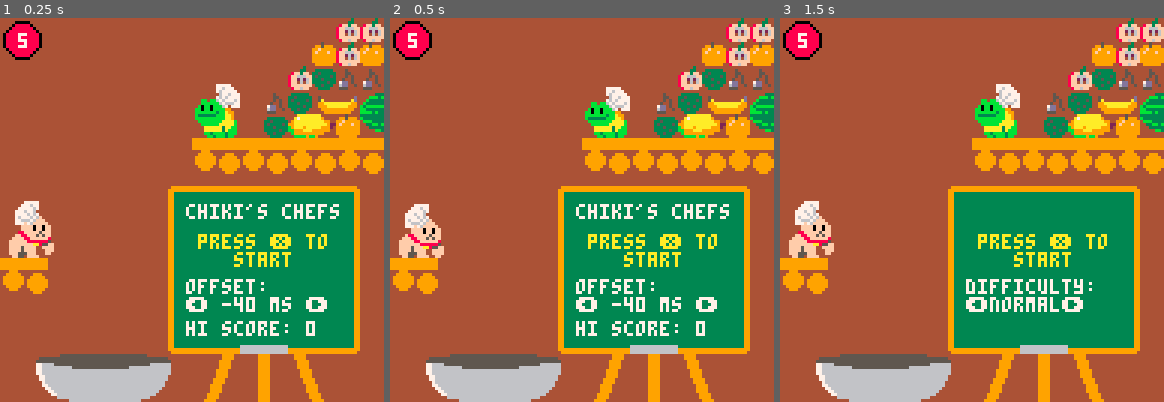
Above: before the commit, frames 1-3 (left to right).
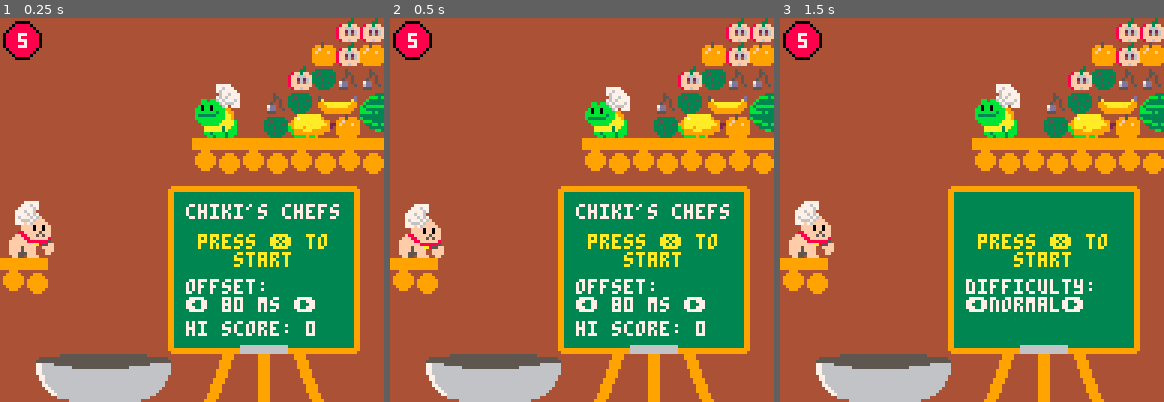
Above: after the commit, the same moments.

Repository: 7thbeatgames/chikis-chefs
Game: PICO-8 cartridge chikischefs.p8
Two runs of this game, one before a commit and one after it. Both use one fixed random seed, a clock stepped at 60 frames per second and the inputs below.
Inputs:
- Up to frame 1 (0.25 s): no input
- Up to frame 2 (0.5 s): tap O (Z key) at 0.33 s
- Up to frame 3 (1.5 s): tap O (Z key) at 0.7, 1.43 s; tap X (X key) at 1.07 s

The runs differ from the first frame. In frame 1, 0.5% of the frame differs, in the area x 57-86%, y 72-77%; in frame 2, 0.5%; in frame 3, nothing differs.

Commit message:
audio bugs fixing
and falling adjusts to speed
margin changes
1-index problem fix

Diff:
--- a/chikischefs.p8
+++ b/chikischefs.p8
@@ -2,7 +2,12 @@
 version 34
 __lua__
 
-
+-- chikis chefs
+-- by 7th beat games
+-- a fangame of chiki's chase by david fu
+
+-- notes: tick here is mostly used to mean the length of 1 note in the tracker
+-- not the way pico uses ticks, which is "every note in the tracker takes [sfx pattern speed] ticks" e.g. 16 ticks per note
 
 mstate =
 {
@@ -64,6 +69,7 @@
 }
 
 current_speed = 16
+default_speed = 16
 current_difficulty = game_difficulties.normal
 current_difficulty_id = 3
 difficulty_selection = false
@@ -85,11 +91,12 @@
 tick = 0  -- is stat(50) but always increasing
 tickl = 0 -- is stat(50)
 tickf = 0 -- is tick but interpolated
-input_offset = -40 -- in ms
+input_offset = 80 -- in ms
 game_tick_speed = 16 --set in music tab. 16 means 16'ticks' per note.
 game_tick_ui = 0 --
 single_tick_length = 183/22050 --1 single tick (in pico terms) is 183 samples at 22050hz
 
+hit_margin = 0.8 -- in ticks! plus minus. see change_difficulty() for hardcoded
 
 statloops = -1
 statprev =0
@@ -163,6 +170,12 @@
 
 	current_difficulty = game_difficulty_ids[current_difficulty_id]
 	current_speed = current_difficulty.speed
+
+	if current_difficulty_id < 3 then
+	 hit_margin = 0.95
+	else
+	 hit_margin = 0.8
+	end
 end
 
 function _update60()
@@ -220,7 +233,11 @@
 	newbar = newtick and tickl == 0
 
 	tick = stat(50) + statloops * statcap
-	tickf = newtick and tick or tickf + dt
+	-- find one frame worth in the tick domain
+	-- s / (s / tick) = tick
+	dtt = dt / (single_tick_length * current_speed)
+
+	tickf = newtick and tick or tickf + dtt
 	anybtn = btnp(0) or btnp(1) or btnp(2) or btnp(3) or btnp(4) or btnp(5)
 
 	headbob = tickl % 4 < 1
@@ -335,12 +352,12 @@
 
 		--but first , check if should ignore the scratch
 		local shouldcount = true
-
+		printh("-------")
 		printh(tickl)
 
-		if (music_state == mstate.call and ( tickl > 2 or tickl < 13))
+		if (music_state == mstate.call and ( tickl > 2 and tickl < 13))
 		then shouldcount = false end
-
+		printh(shouldcount)
 
 		if nextbeat <= #arr_basket_beats_show and shouldcount then
 
@@ -353,7 +370,9 @@
 			local tickf_adj = tickf - offset_ticks --i.e. negative means you get to hit earlier
 
 			tickfl = tickf_adj % 16
-			diff = b - tickfl
+
+			-- basket beats are 1-indexes, tick is 0 indexed!!
+			diff = b - 1 - tickfl
 
 
 			b_adj = b
@@ -362,10 +381,10 @@
 				-- printh("dddd")
 			end
 
-			diff = b_adj - tickfl
+			diff = b_adj - 1 - tickfl
 			absdiff = abs(diff)
 
-			-- printh("b " .. b)
+			printh("b " .. b)
 
 
 			-- check whats the closest fruit to hit
@@ -389,9 +408,9 @@
 			end
 
 			-- hit correctly
-			if absdiff < 0.75 then
+			if absdiff < hit_margin then  -- set in change_difficulty
 				printh("hit! " .. diff)
-				arr_basket_beats_results[nextbeat] = true
+				arr_basket_beats_results[nextbeat] = true -- i.e. adds array length!
 				bubblefruits[closestfruit].tglow = 0.1
 
 				-- change rabbit to happy if it wasn't angry
@@ -857,6 +876,9 @@
 
 function updatefruits()
 
+	--for different difficulties, adjusting the hardcoded numbers that were for default speed
+	fallmultiplier = default_speed/current_speed
+
 
 	for i = 1, #bubblefruits do
 
@@ -879,7 +901,7 @@
 			if f.tfreeze <= 0 then
 				f.toffset = f.toffset + dt
 			end
-			f.y = f.y0 + f.toffset * f.toffset * 90 + f.toffset * 25
+			f.y = f.y0 + f.toffset * f.toffset * (90 * fallmultiplier) + f.toffset * (25 * fallmultiplier)
 		end
 
 		-- glow animation when hit
